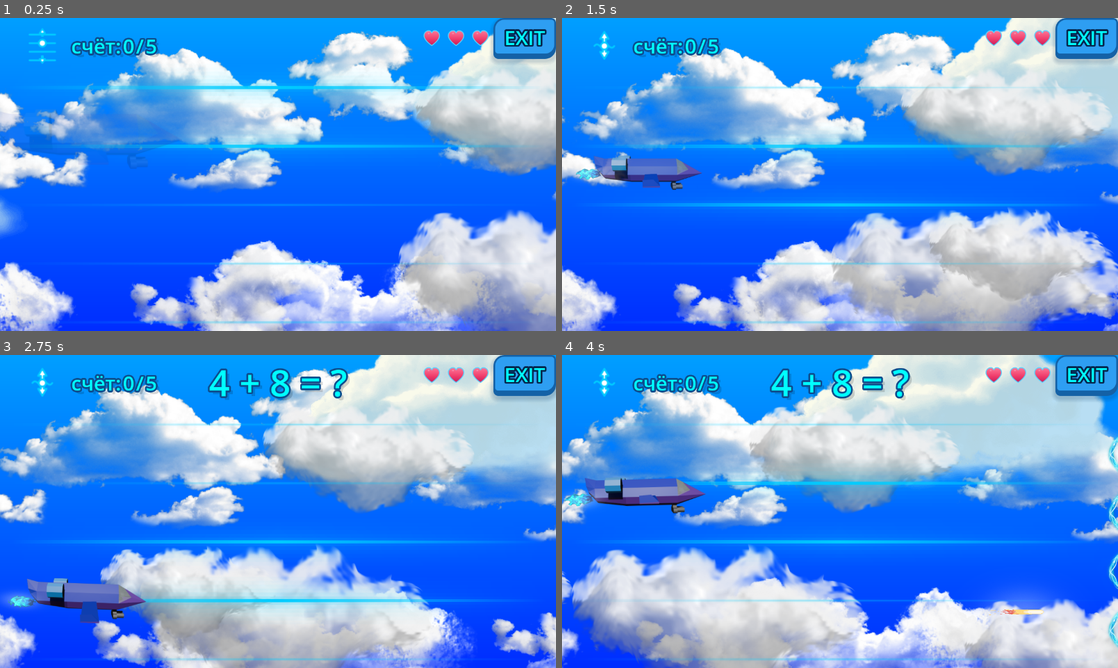
Above: before the commit, frames 1-4 (two rows, left to right).
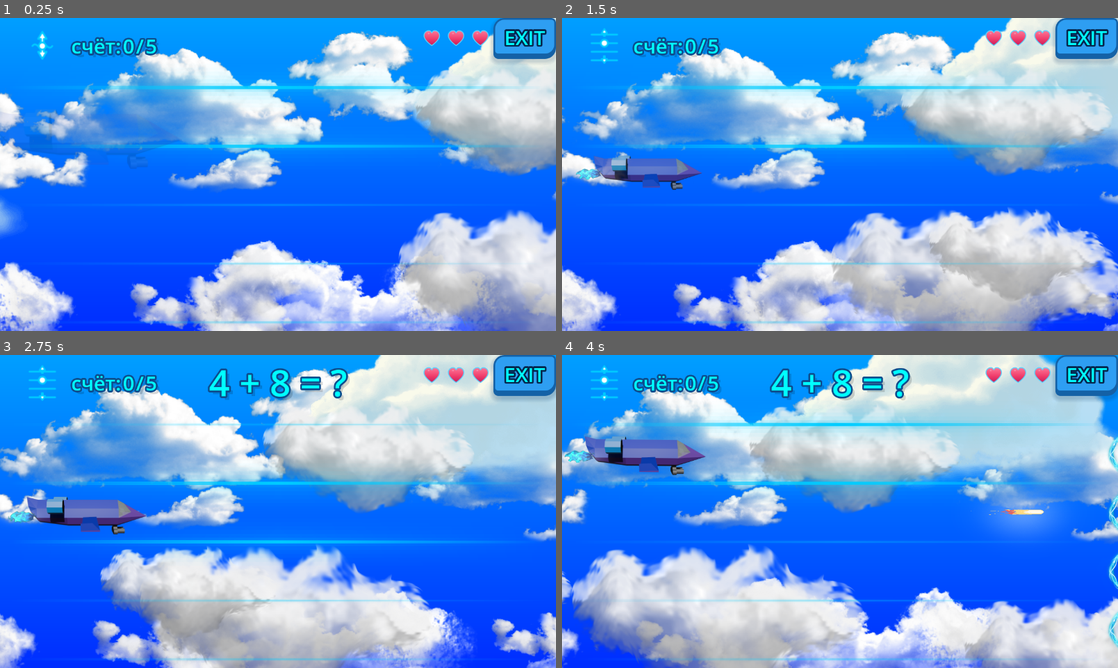
Above: after the commit, the same moments.

Repository: GGamezebo/quizmatik
Game: Godot game, scene res://src/contexts/game_context/game_context.tscn
Same seed, same stepped clock (60 frames per second), same inputs: the game is played once before the commit and once after it. This scene is started directly instead of the project's main scene.
Inputs (mouse positions are in pixels of both pictures, inside the frame that each line leads up to):
- Up to frame 1 (0.25 s): no input
- Up to frame 2 (1.5 s): click (606, 46) at 0.5 s; tap Enter at 1.25 s; move the mouse to (962, 158) at 1.27 s; hold Right (ui_right) from 1.28 s (still down); tap Space (shoot) at 1.35 s
- Up to frame 3 (2.75 s): move the mouse to (166, 527) at 2.02 s; release Right (ui_right) at 2.03 s; hold Down (ui_down) from 2.03 s (still down); tap Tab at 2.1 s
- Up to frame 4 (4 s): move the mouse to (895, 442) at 2.77 s; release Down (ui_down) at 2.78 s; hold Right (ui_right) 2.78-3.53 s; tap Space (shoot) at 2.85 s; move the mouse to (812, 574) at 3.52 s; hold Up (ui_up) from 3.53 s (still down); tap Tab at 3.6 s

The runs differ from the first frame. In frame 1, 0.2% of the frame differs, in the area x 5-11%, y 3-15%; in frame 2, 4.0%; in frame 3, 8.4%; in frame 4, 11%, in the area x 0-94%, y 3-86%.

Commit message:
turn off mouse key shoot event

Diff:
--- a/project.godot
+++ b/project.godot
@@ -49,7 +49,6 @@
 shoot={
 "deadzone": 0.2,
 "events": [Object(InputEventKey,"resource_local_to_scene":false,"resource_name":"","device":0,"window_id":0,"alt_presse …(189 unchanged characters)…
-, Object(InputEventMouseButton,"resource_local_to_scene":false,"resource_name":"","device":-1,"window_id":0,"alt_pressed":false,"shift_pressed":false,"ctrl_pressed":false,"meta_pressed":false,"button_mask":0,"position":Vector2(0, 0),"global_position":Vector2(0, 0),"factor":1.0,"button_index":1,"canceled":false,"pressed":false,"double_click":false,"script":null)
 ]
 }
 
--- a/src/common/user_settings.gd
+++ b/src/common/user_settings.gd
@@ -8,7 +8,7 @@
 
 @export_category("Controls")
 ## AirPlane.MovementMode: 0 = DIRECT, 1 = DISCRETE
-@export var movement_mode: int = 1
+@export var movement_mode: int = 0
 
 
 func save():
--- a/src/contexts/game_context/game_context.tscn
+++ b/src/contexts/game_context/game_context.tscn
@@ -105,23 +105,22 @@
 
 [node name="Background" parent="HUD" unique_id=1217069396 instance=ExtResource("2_lu6cl")]
 
-[node name="TopLeftPanel" type="MarginContainer" parent="HUD"]
-anchors_preset = 0
+[node name="TopLeftPanel" type="MarginContainer" parent="HUD" unique_id=173333125]
 offset_right = 390.0
 offset_bottom = 117.0
 theme_override_constants/margin_left = 16
 theme_override_constants/margin_top = 12
 
-[node name="HBox" type="HBoxContainer" parent="HUD/TopLeftPanel"]
+[node name="HBox" type="HBoxContainer" parent="HUD/TopLeftPanel" unique_id=1042396695]
 layout_mode = 2
 theme_override_constants/separation = 14
 alignment = 1
 
-[node name="MovementMode" type="TextureButton" parent="HUD/TopLeftPanel/HBox" node_paths=PackedStringArray("air_plane")]
+[node name="MovementMode" type="TextureButton" parent="HUD/TopLeftPanel/HBox" unique_id=1388026191 node_paths=PackedStringArray("air_plane")]
 custom_minimum_size = Vector2(105, 105)
 layout_mode = 2
+size_flags_vertical = 4
 focus_mode = 0
-size_flags_vertical = 4
 ignore_texture_size = true
 stretch_mode = 5
 script = ExtResource("21_movebtn")
Not shown: 1 places in src/contexts/game_context/game_context.tscn that only renumber resources
